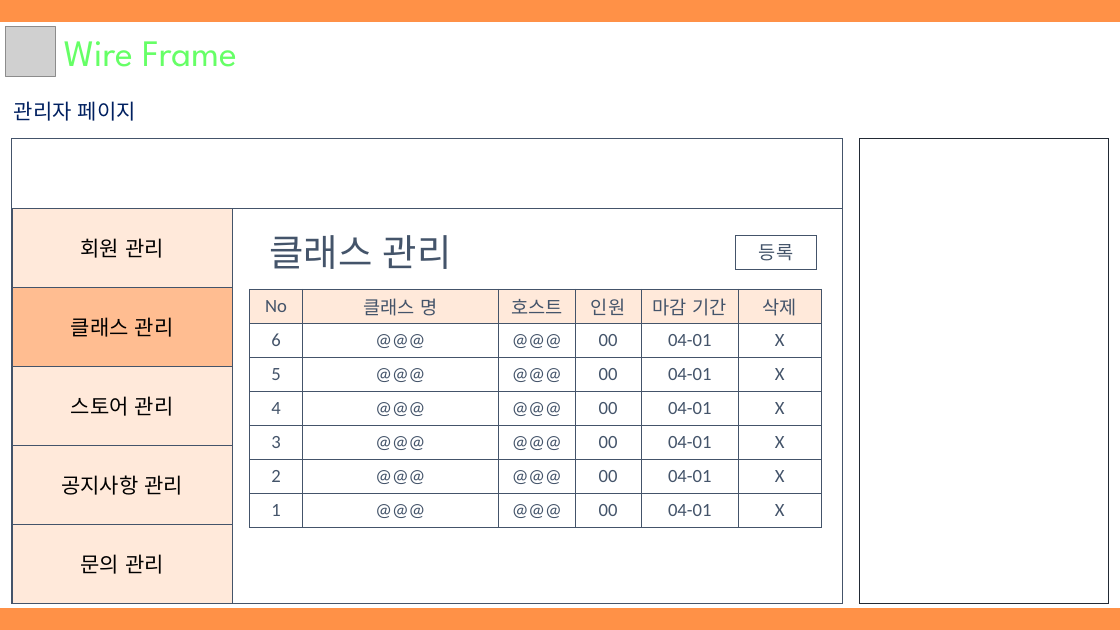
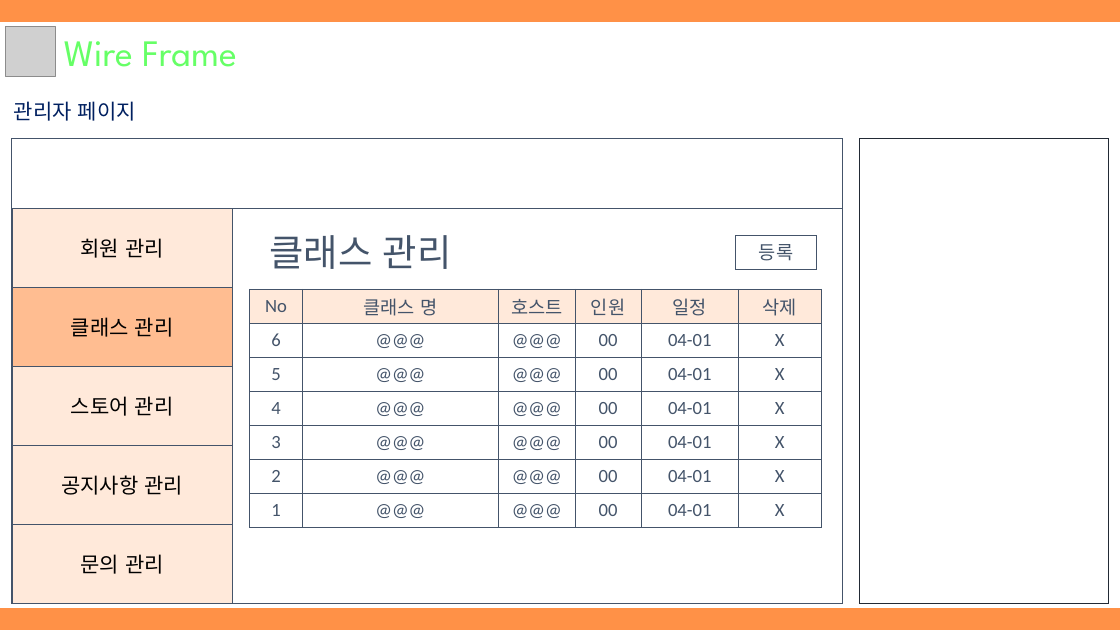
Before and after one commit to hhsw07/ezen-academy-projects, a slide deck: slide 9 of WebContent/hsw/3조 원데이클래스_hsw.pptx. Drawn at 1120x630 pixels with LibreOffice and Linux fonts; fonts in the diff are those of the drawing; grey boxes stand for pictures. Boxes give left, top, right and bottom in pixels: in the first picture for what was removed or moved away, otherwise in the second. Text is boxed around its words. In the diff, an @@ line names an element or a change of style, - is before the commit and + after.

Commit message:
ppt

```diff
--- a/WebContent/hsw/3조 원데이클래스_hsw.pptx
+++ b/WebContent/hsw/3조 원데이클래스_hsw.pptx
@@ table at bbox=[250, 289, 821, 528] @@
-row 1, column 5: 마감 기간
+row 1, column 5: 일정
```
Also in this commit, not shown: 2 other slides changed, 1 other file.
